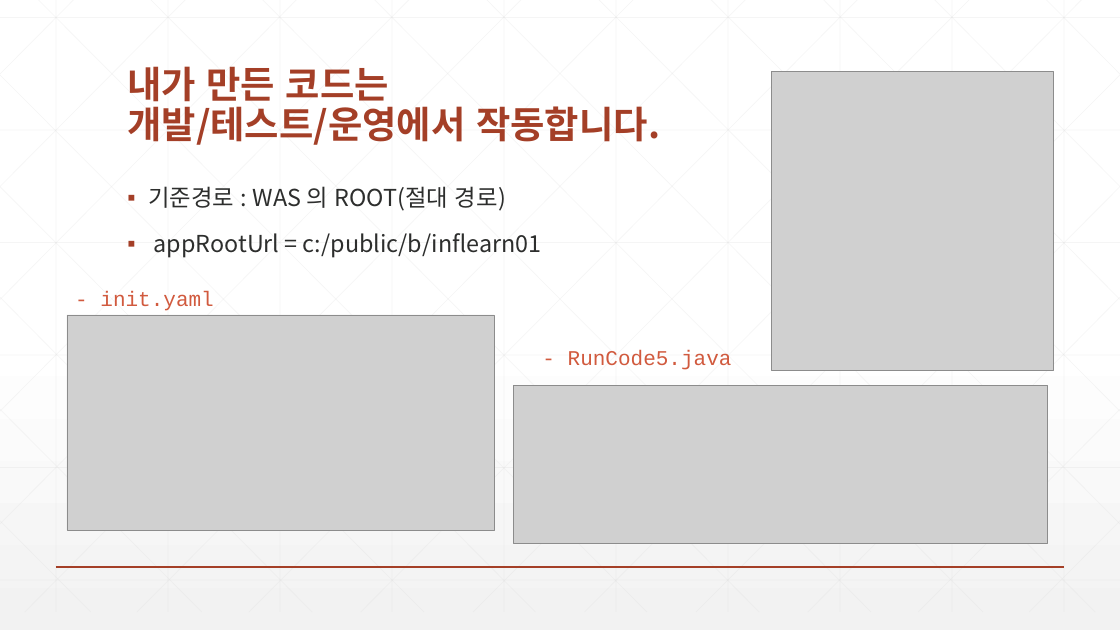
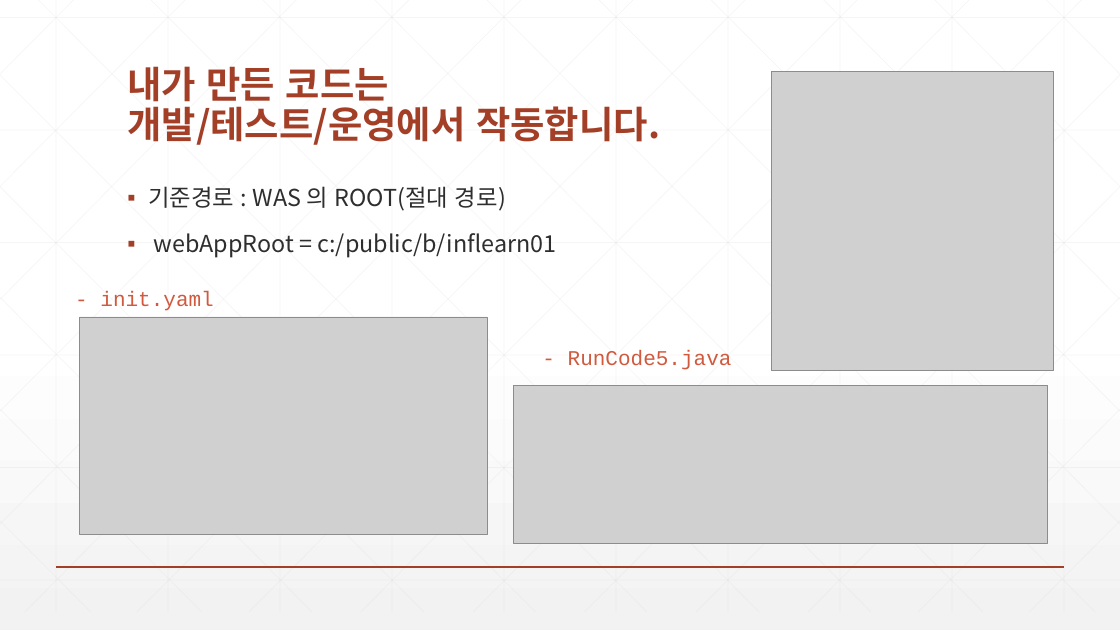
Before and after one commit to zeroshift01/code5, a slide deck: slide 4 of inflearn01/doc/심화_내가만든코드는개발테스트운영에서작동합니다.pptx. Drawn at 1120x630 pixels with LibreOffice and Linux fonts; fonts in the diff are those of the drawing; grey boxes stand for pictures. Boxes give left, top, right and bottom in pixels: in the first picture for what was removed or moved away, otherwise in the second. Text is boxed around its words. In the diff, an @@ line names an element or a change of style, - is before the commit and + after.

```diff
--- a/inflearn01/doc/심화_내가만든코드는개발테스트운영에서작동합니다.pptx
+++ b/inflearn01/doc/심화_내가만든코드는개발테스트운영에서작동합니다.pptx
@@ text at (154,233,557,258): text changed @@
-▪ appRootUrl = c:/public/b/inflearn01
+▪ webAppRoot = c:/public/b/inflearn01
@@ picture: place and size @@
-picture at (67,315,494,530)
+picture at (79,317,486,534)
```
Also in this commit, not shown: 1 other slide changed, 1 slide added, 16 other files.
